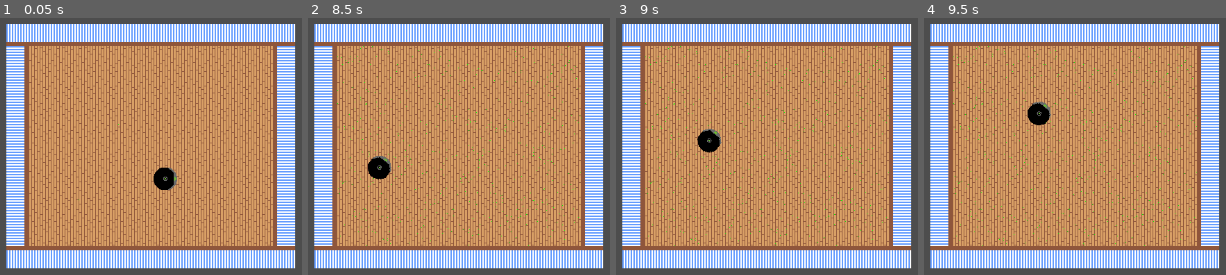
Above: before the commit, frames 1-4 (left to right).
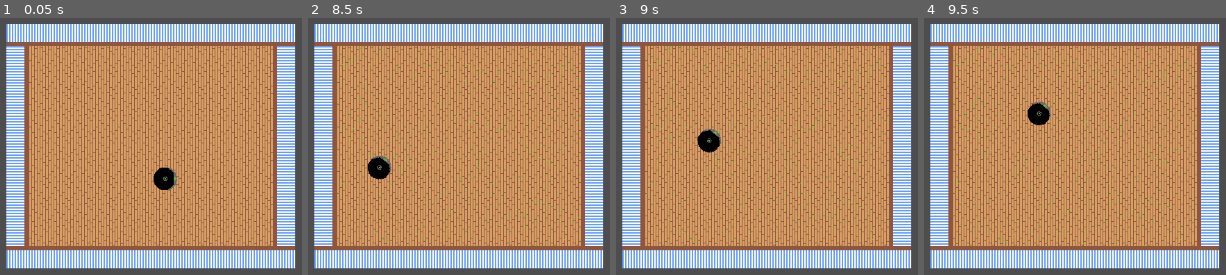
Above: after the commit, the same moments.

Repository: NatYoungren/roombot
Game: Godot game, scene res://scenes/test_level.tscn
Two runs of this game, one before a commit and one after it. Both use one fixed random seed, a clock stepped at 60 frames per second and the inputs below.
Inputs:
- Up to frame 1 (0.05 s): no input
- Up to frame 2 (8.5 s): tap Enter (ui_accept) at 0.5, 0.6, 0.77, 1.07, 1.35, 1.52, 1.82, 2, 2.1, 2.85, 3.02, 3.32, 3.6, 3.77, 4.07, 4.35, 4.52, 4.82, 5.1, 5.85, 6.02, 6.32, 6.6, 6.77, 7.07, 7.35, 7.52, 7.82, 8.1 s
- Up to frame 3 (9 s): tap Enter (ui_accept) at 8.85 s
- Up to frame 4 (9.5 s): tap Enter (ui_accept) at 9.02, 9.32 s

Frame 1 is identical in both runs. In frame 2, less than 0.1% of the frame differs, in the area x 14-89%, y 59-86%; in frame 3, less than 0.1%; in frame 4, 0.1%, in the area x 14-89%, y 40-86%.

Commit message:
Updated roomba with cleaning code

Diff:
--- a/roombot/scenes/roomba_basic.tscn
+++ b/roombot/scenes/roomba_basic.tscn
@@ -1,7 +1,8 @@
-[gd_scene load_steps=5 format=3 uid="uid://dxauipst7macc"]
+[gd_scene load_steps=6 format=3 uid="uid://dxauipst7macc"]
 
 [ext_resource type="Script" uid="uid://bqw08d4gmla78" path="res://scripts/roomba_basic.gd" id="1_arrrk"]
 [ext_resource type="Texture2D" uid="uid://dtyiftl6sphgl" path="res://assets/roomba_1.png" id="1_ia0pm"]
+[ext_resource type="Script" uid="uid://d21e4yt3k4j02" path="res://scripts/cleaner.gd" id="3_4g0ax"]
 
 [sub_resource type="CircleShape2D" id="CircleShape2D_ia0pm"]
 radius = 17.0
@@ -31,3 +32,7 @@
 position = Vector2(2, 0)
 rotation = 1.5707964
 shape = SubResource("CapsuleShape2D_arrrk")
+
+[node name="Cleaner" type="Node2D" parent="."]
+script = ExtResource("3_4g0ax")
+metadata/_custom_type_script = "uid://d21e4yt3k4j02"
--- a/roombot/scripts/roomba_basic.gd
+++ b/roombot/scripts/roomba_basic.gd
@@ -1,6 +1,9 @@
 class_name RoombaBasic extends CharacterBody2D
 
 @onready var bumper_area: Area2D = $bumper_area
+
+@onready var cleaner: Cleaner = $Cleaner # Cleaning AoE
+
 
 ## Max speed of the roomba.
 var top_speed: float = 100.0
@@ -14,6 +17,15 @@
 ## Angle (radians) that roomba is currently turning towards.
 ## If null, roomba is moving forward.
 var target_angle = null
+
+
+var prev_clean_position: Vector2 = Vector2.ZERO
+var clean_timer: Timer
+var clean_distance: float = 2.0
+
+
+var filth_cleaned: float = 0.0
+
 
 
 func _process(delta: float) -> void:
@@ -36,6 +48,13 @@
 	else:
 		velocity = velocity.move_toward(Vector2.from_angle(rotation) * top_speed, accel * delta)
 
+	# if Input.is_action_just_pressed("ui_accept"):
+	# 	print("Roomba position: ", global_position, " rotation: ", rotation)
+	if position.distance_to(prev_clean_position) >= clean_distance:
+		prev_clean_position = position
+		clean_filth()
+	# cleaner.clean_filth(State.filth_layer)
+
 func _physics_process(_delta: float) -> void:
 	move_and_slide()
 
@@ -43,3 +62,18 @@
 # Returns true if the bumper area is colliding with anything.
 func _bumper_check() -> bool:
 	return not bumper_area.get_overlapping_bodies().is_empty()
+
+
+func clean_filth() -> void:
+	filth_cleaned += cleaner.clean_filth(State.filth_layer)
+	clean_timer.start()
+	print(filth_cleaned)
+
+
+func _ready() -> void:
+	clean_timer = Timer.new()
+	clean_timer.wait_time = 0.2
+	clean_timer.one_shot = false
+	clean_timer.autostart = true
+	clean_timer.timeout.connect(clean_filth)
+	add_child(clean_timer)
